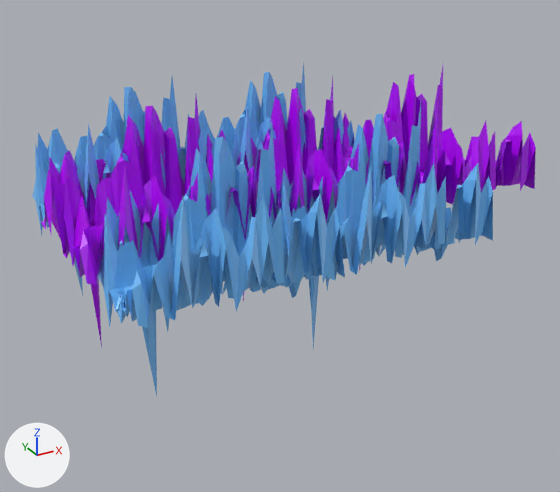
What one commit did to the COLLADA model src/3d_models/terrain.dae.
Rendered twice from a 50 mm camera at (-78.0, -273.0, 121.0) aimed at (73.0, 0.0, -16.0). Lighting does not change. The marker at lower left points along +X, +Y and +Z.

Objects in the first picture: 'group_1', 'group_2', 'group_2_001', 'group_2_002', 'group_2_003', 'group_2_004', 'group_2_005'.
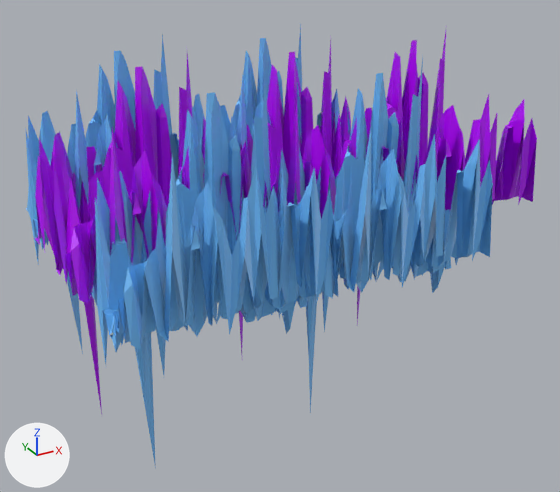
Boxes [x1, y1, x2, y2] around the edits, measured in the pictures (560 x 492 px):
'group_2_002', moved, rescaled (45% taller)
    before: [98, 121, 345, 396]
    after: [91, 71, 339, 469]
'group_2_004', moved, rescaled (44% taller)
    before: [277, 103, 493, 348]
    after: [277, 58, 493, 412]
'group_1', moved, rescaled (44% taller)
    before: [40, 96, 277, 347]
    after: [35, 53, 268, 414]
'group_2', moved, rescaled (43% taller)
    before: [333, 66, 536, 271]
    after: [332, 31, 537, 324]
'group_2_001', moved, rescaled (47% taller)
    before: [32, 77, 215, 295]
    after: [25, 33, 202, 354]
'group_2_003', moved, rescaled (39% taller)
    before: [206, 76, 421, 301]
    after: [202, 40, 418, 353]
'group_2_005', moved, rescaled (6% narrower, 33% taller)
    before: [185, 63, 354, 173]
    after: [193, 23, 351, 170]

Patch to the scene script:
```diff
--- a/src/3d_models/terrain.dae.py
+++ b/src/3d_models/terrain.dae.py
@@ ob_group_1 @@
 ob_group_1.parent = ob_group_0
-ob_group_1.location = (-0.000122, 0.0, 0.0)
-ob_group_1.scale = (1.0, 1.5, 1.0)
+ob_group_1.location = (-121.5, 0.0, -388.2)
+ob_group_1.scale = (1.0, 1.5, 1.5)
@@ ob_group_2 @@
 ob_group_2.parent = ob_group_0
-ob_group_2.location = (5197.0, 0.000732, 0.0000916)
-ob_group_2.scale = (1.0, 1.5, 1.0)
+ob_group_2.location = (5197.0, 0.000732, -388.2)
+ob_group_2.scale = (1.0, 1.5, 1.5)
@@ ob_group_2_003 @@
 ob_group_2_003.parent = ob_group_0
-ob_group_2_003.location = (2661.0, 0.000366, 0.0000458)
-ob_group_2_003.scale = (1.0, 1.5, 1.0)
+ob_group_2_003.location = (2602.0, 0.000366, -388.2)
+ob_group_2_003.scale = (1.0, 1.5, 1.5)
@@ ob_group_2_001 @@
 ob_group_2_001.parent = ob_group_0_001
-ob_group_2_001.location = (-17.12, 22.99, -4.562)
+ob_group_2_001.location = (-134.7, 76.84, -392.8)
+ob_group_2_001.scale = (1.0, 1.0, 1.5)
@@ ob_group_2_005 @@
 ob_group_2_005.parent = ob_group_0_001
-ob_group_2_005.location = (2730.0, 0.000244, 0.000061)
+ob_group_2_005.location = (2677.0, 53.31, -388.2)
+ob_group_2_005.scale = (1.0, 1.0, 1.5)
@@ ob_group_2_002 @@
 ob_group_2_002.parent = ob_group_0_002
-ob_group_2_002.location = (0.0, 0.0, 0.0)
+ob_group_2_002.location = (-116.4, -32.98, -388.2)
+ob_group_2_002.scale = (1.0, 1.0, 1.5)
@@ ob_group_2_004 @@
 ob_group_2_004.parent = ob_group_0_002
-ob_group_2_004.location = (2676.0, 0.0, 0.0)
+ob_group_2_004.location = (2623.0, -32.98, -388.2)
+ob_group_2_004.scale = (1.0, 1.0, 1.5)
```
